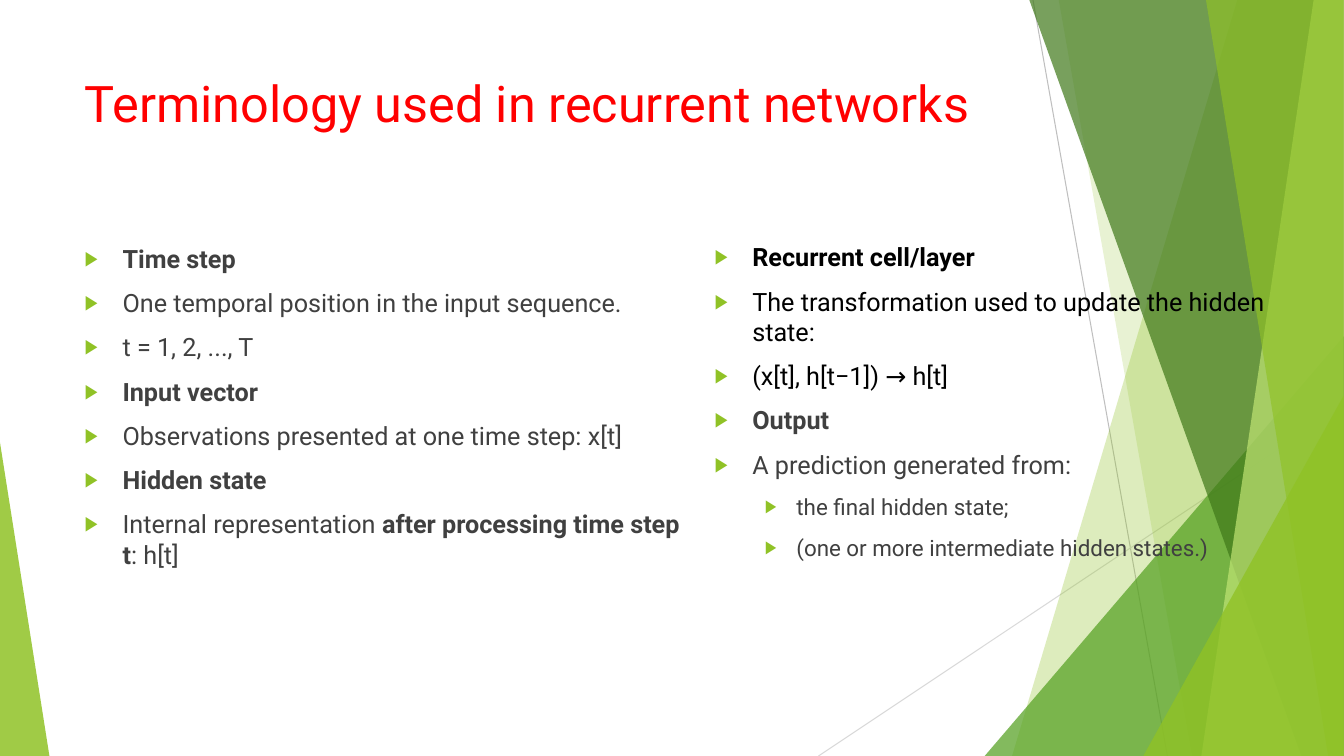
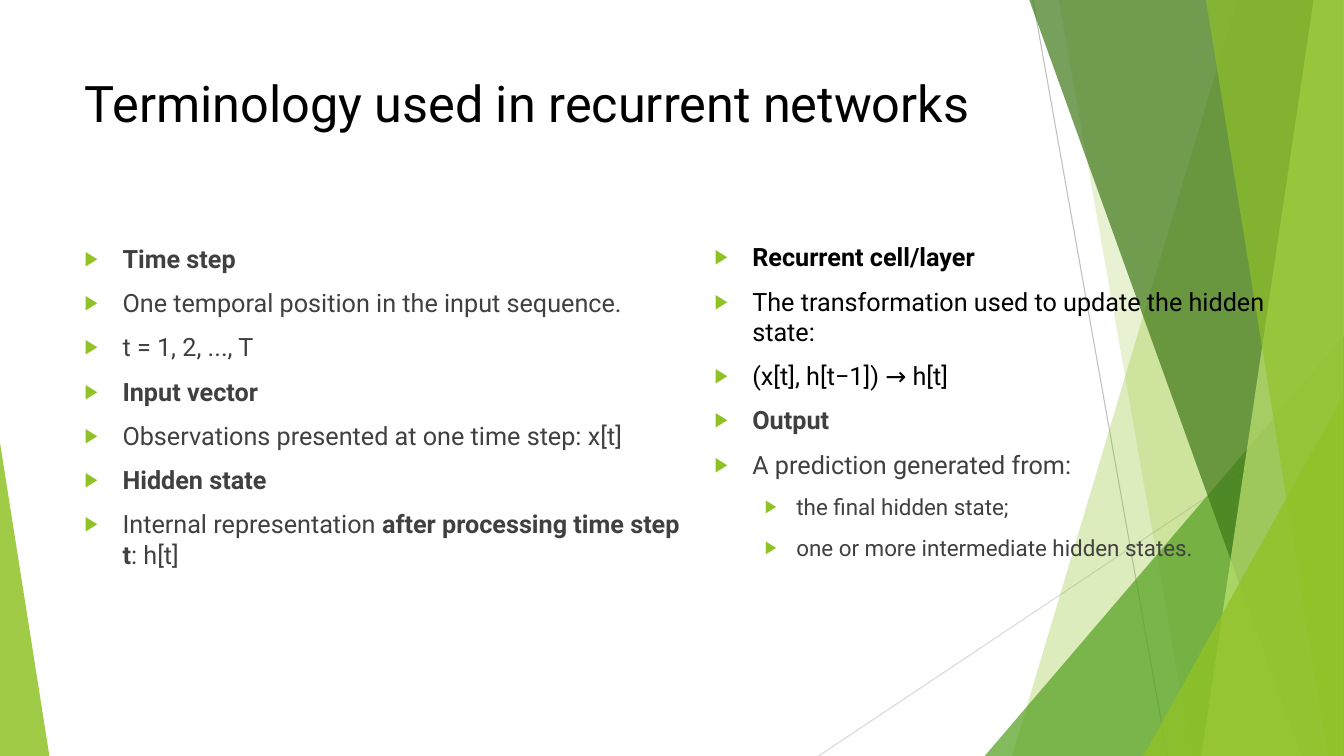
Before and after one commit to FranzGH/timeseries, a slide deck: slide 16 of Slides/04 Recurrent NNs.pptx. Drawn at 1344x756 pixels with LibreOffice and Linux fonts; fonts in the diff are those of the drawing. Boxes give left, top, right and bottom in pixels: in the first picture for what was removed or moved away, otherwise in the second. Text is boxed around its words. In the diff, an @@ line names an element or a change of style, - is before the commit and + after.

Commit message:
Recurrent

```diff
--- a/Slides/04 Recurrent NNs.pptx
+++ b/Slides/04 Recurrent NNs.pptx
@@ title "Terminology used in recurrent networks" at box(85, 84, 969, 133): text colour #FF0000 to #000000 @@
@@ text at box(796, 535, 1193, 562): text changed @@
-  ▶ (one or more intermediate hidden states.)
+  ▶ one or more intermediate hidden states.
```
Also in this commit, not shown: 130 other slides changed, 1 slide removed.
